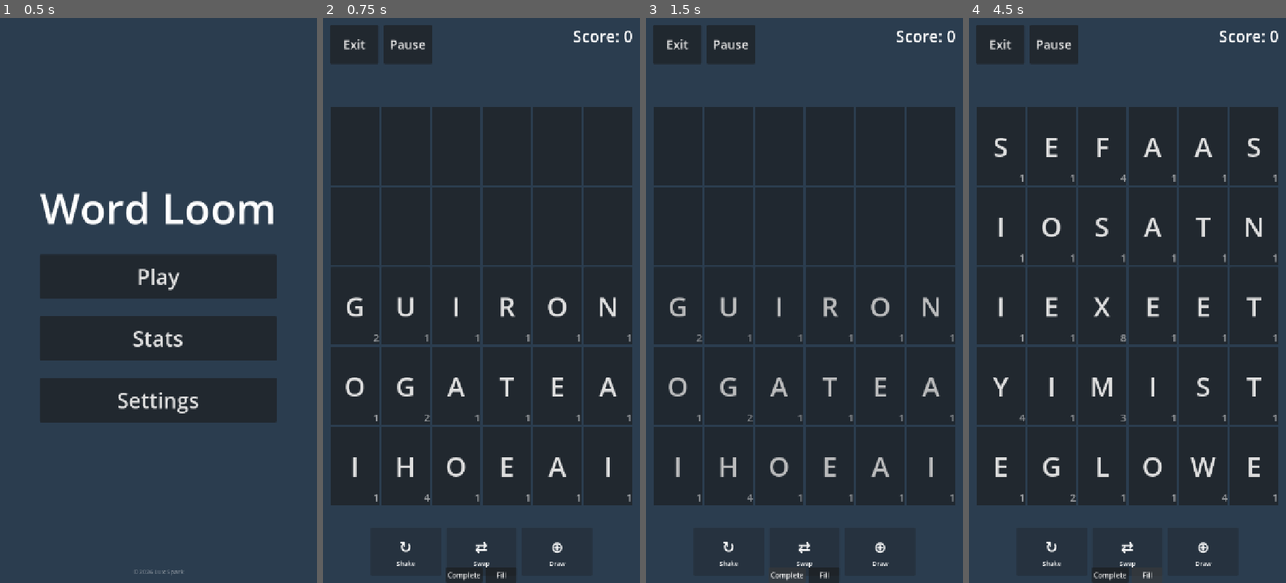
Above: before the commit, frames 1-4 (left to right).
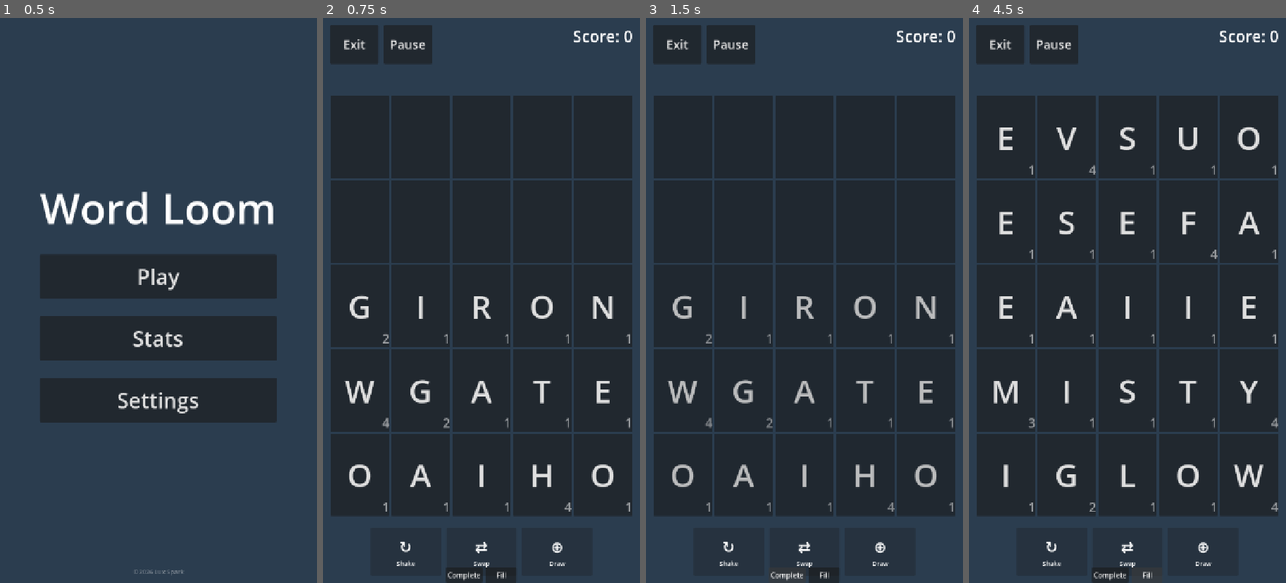
Above: after the commit, the same moments.

Repository: lux-sp4rk/wrdfall
Game: Godot game, scene res://scenes/Home.tscn
Same seed, same stepped clock (60 frames per second), same inputs: the game is played once before the commit and once after it.
Inputs (mouse positions are in pixels of both pictures, inside the frame that each line leads up to):
- Up to frame 1 (0.5 s): no input
- Up to frame 2 (0.75 s): click "Play" at 0.5 s
- Up to frame 3 (1.5 s): click "Complete" at 1.25 s
- Up to frame 4 (4.5 s): tap Enter at 2 s; move the mouse to (1197, 272) at 2.02 s; hold W 2.03-2.78 s; hold Ctrl 2.03-2.78 s; click (1197, 272) at 2.17 s; move the mouse to (1064, 328) at 2.77 s; tap L at 2.85 s; click "Play Again" at 3.5 s; click "Fill" at 4.25 s

Frame 1 is identical in both runs. In frame 2, 14% of the frame differs, in the area x 2-98%, y 13-88%; in frame 3, 14%; in frame 4, 16%.

Commit message:
feat: reduce grid from 5x6 to 5x5 for increased difficulty
Changes grid dimensions from 5×6 (30 cells) to 5×5 (25 cells) to make
gameplay more challenging. Cells will be slightly larger on screen due
to fewer columns, improving visibility while reducing available space
for letter placement.

- Update COLS constant from 6 to 5
- Fix GridContainer columns property (was incorrectly 7, now 5)
- Update documentation to reflect 25-cell grid
- Win/lose conditions now trigger at 25 cells instead of 30

Co-Authored-By: Claude Sonnet 4.5 <noreply@anthropic.com>

Diff:
--- a/godot/scenes/LoomDrop.tscn
+++ b/godot/scenes/LoomDrop.tscn
@@ -64,7 +64,7 @@
 size_flags_vertical = 3
 theme_override_constants/h_separation = 4
 theme_override_constants/v_separation = 4
-columns = 7
+columns = 5
 
 [node name="ButtonSpacer" type="Control" parent="MarginContainer/VBox" unique_id=1484329959]
 custom_minimum_size = Vector2(0, 8)
--- a/godot/scripts/LoomDrop.gd
+++ b/godot/scripts/LoomDrop.gd
@@ -22,7 +22,7 @@
 @onready var game_won_sound: AudioStreamPlayer = %"GameWonSoundPlayer"
 
 const ROWS: int = 5
-const COLS: int = 6
+const COLS: int = 5
 const MIN_WORD_LENGTH: int = 3
 const INITIAL_FILL_ROWS: int = 3
 const SHAKE_COST: int = 0
Not shown, changed: CLAUDE.md
